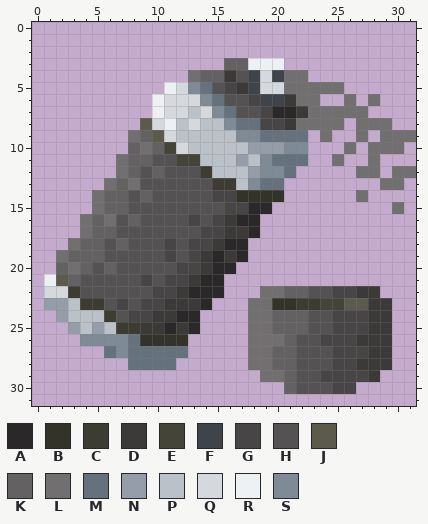
Two states of a pixel-art sprite, media/textures/items/Item_TZ_Spraycan_Black.png. The first picture shows the starting point.
The file is 32x32 pixels.
Palette (. is transparent): A #2a2828  B #34332a  C #3d3c32  D #3c3939  E #444439  F #3e444a  G #474545  H #545252  J #5c5b4b  K #636161  L #716f6f  M #65717c  N #959ea8  P #bbc1c8  Q #d5d9dd  R #eef1f3  S #7e8b96
Pixels before, first column x 1:
 3 ...............KKRRR...........
 4 ............LKKDHFQFLL.........
 5 ..........RQSMHGDFQQLLLLL......
 6 .........RQQQSMHHGFFDLL..L.L...
 7 .........RQQPQSMHHGAADLLLLL....
 8 ........JQRPQPPSMMGGDLLLL.LLL..
 9 .......LKJQPPPPPSSMMMM.L..L.LLL
10 .......KLKEQPPPPPNNNSS...L.LLL.
11 ......LKKHHEEPPPNPSMMM..L..L...
12 ......LKHKHHHCPPPNSSM.....LL.LL
13 .....LKLHHHHHHCCPSMM........LL.
14 ....LKKHKHHHHHGGBBBB......L....
15 ....LKKHHHHHHHHGGAA..........L.
16 ...LKLHKHHHHGHGDAA.............
17 ...LKKHHHHHHHGGDDA.............
18 ..LKKHKHHHGHGGDAA..............
19 .LKKKHHHHHGHGDADA..............
20 .KLKHKHHHHHGGDAA...............
21 RJKHHHHHGHGGDAA................
22 QQCHHHHHHGGDAAA...LLKKHHGGDD...
23 NNPCCHGHGGDDDA...LLBBCCEEJJDD..
24 .NPPPCHGGDDAA....LLKKKHHGGGDD..
25 ..NPNPCCDDADA....LLKKKHHGGGDD..
26 ...SSSSMBBBB.....LLLKHHGGGDDD..
27 .....MSMMMMM.....LLKKHHHGGGDD..
28 .......MMMM......LLKKHHHGGDDD..
29 ..................LLKHHGGGGD...
30 ....................KHHHGG.....
Now the later version:
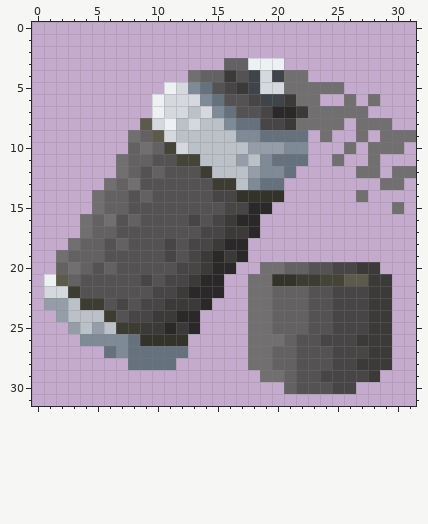
Commit message: Spraycan Items now with a bigger cap
Diff:
y 20: x 19..28 .......... -> LLKKHHGGDD
y 21: x 18..29 ............ -> LLBBCCEEJJDD
y 22: x 18 . -> L; x 20 L -> K; x 27 D -> G; x 29 . -> D
y 23: x 20..27 BBCCEEJJ -> KKKHHGGG
Where, in picture pixels (left, top, right, bottom), the same in both pictures:
changed: (248, 262, 392, 310)
